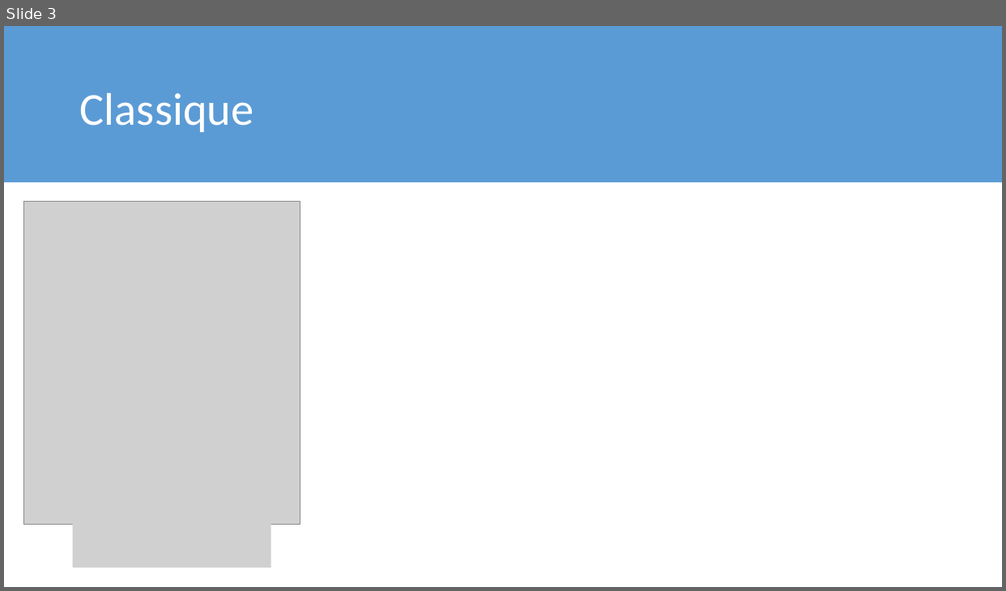
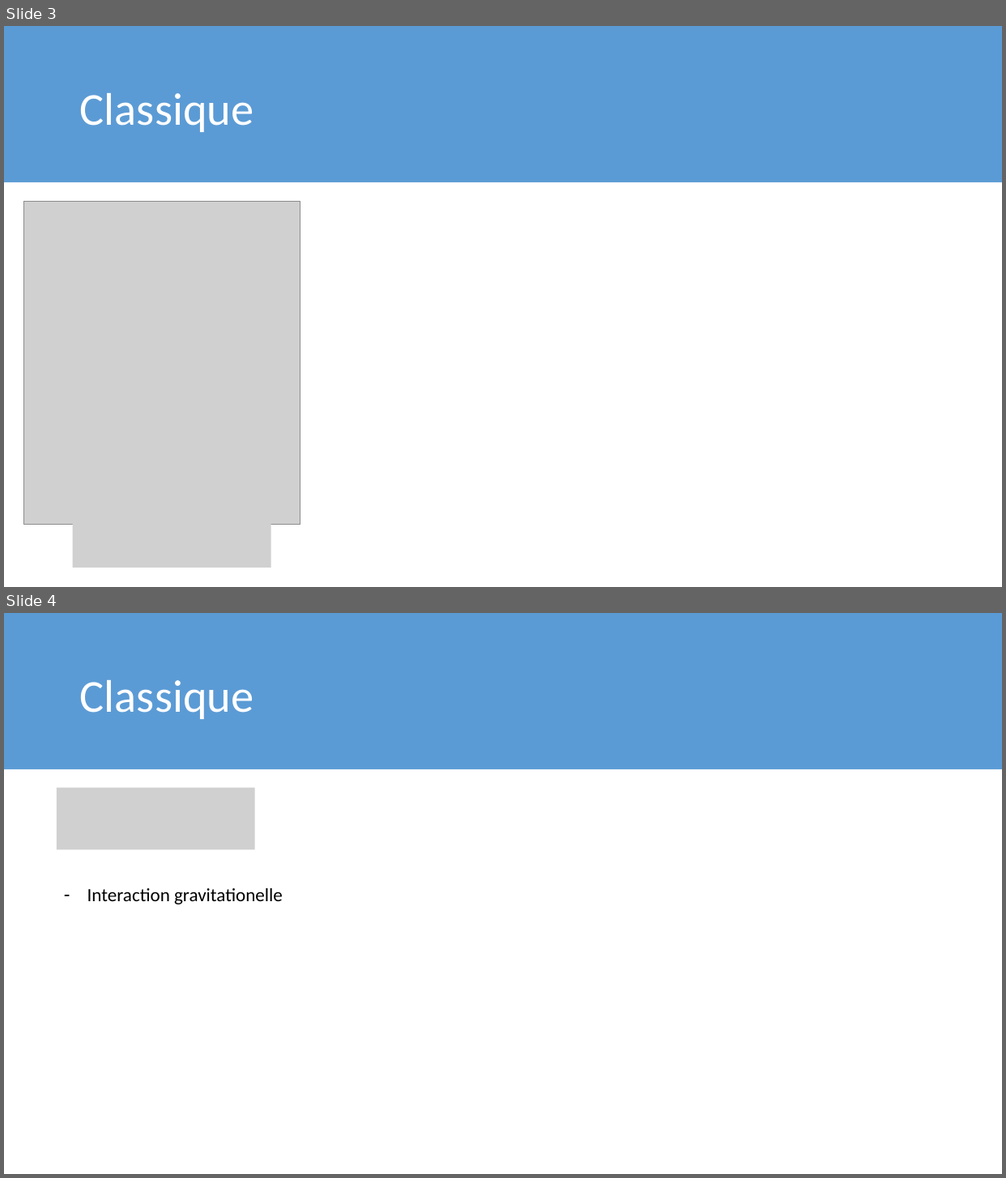
Before and after one commit to meitnerium/theochem, a slide deck: FR/1_Introduction/Introduction.pptx. Shown one above the other, each under a label of ours: slide 3 before the commit, slides 3 and 4 after it. The pictures are 1006x591 and 1006x1178 pixels, drawn with LibreOffice and Linux fonts; fonts in the diff are those of the drawing; grey boxes stand for pictures. Boxes give left, top, right and bottom in pixels: in the first picture for what was removed or moved away, otherwise in the second. Text is boxed around its words. In the diff, an @@ line names an element or a change of style, - is before the commit and + after.

```diff
--- a/FR/1_Introduction/Introduction.pptx
+++ b/FR/1_Introduction/Introduction.pptx
@@ slide 4 added at <box>4,613,1002,1174</box>, background #FFFFFF @@
@@ rectangle added at <box>4,613,1002,769</box>, fill #5B9BD5 @@
@@ text added at <box>80,680,253,719</box>, 44 pt, text #FFFFFF @@
+Classique
@@ picture added at <box>57,787,255,850</box> @@
@@ text added at <box>87,888,283,905</box>, 18 pt, text #000000 @@
+– Interaction gravitationelle
```
Also in this commit, not shown: 4 slides changed, 4 other slides added, 1 slide removed, 6 other files.
